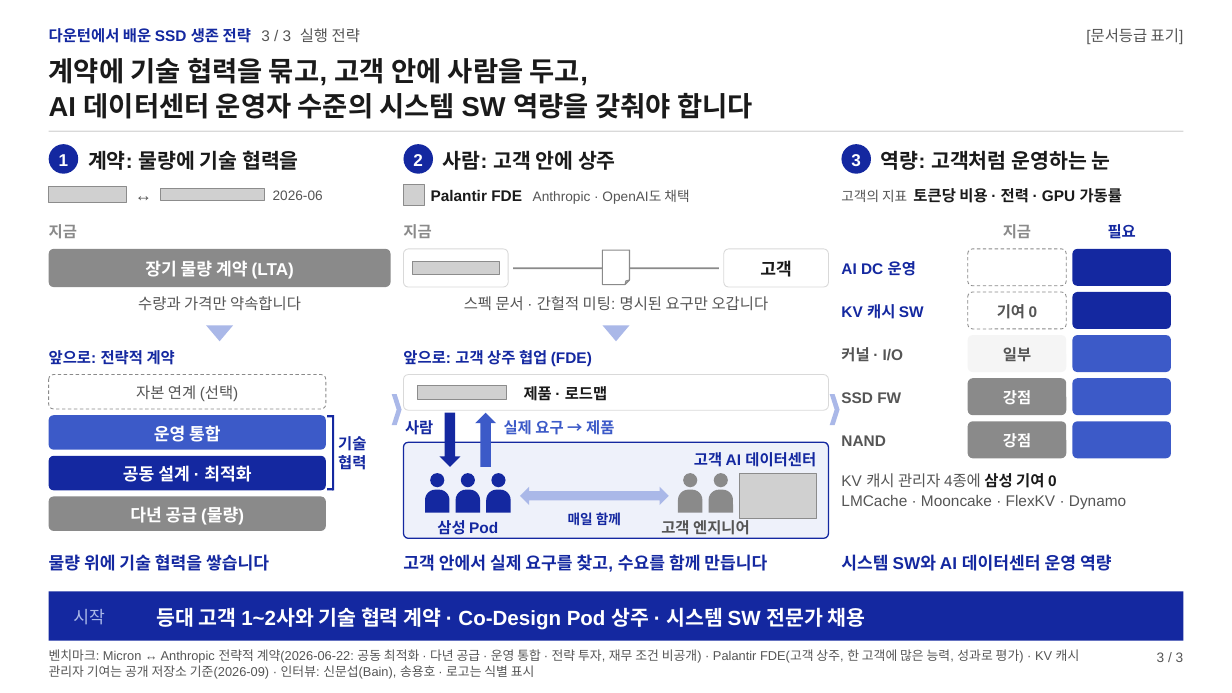
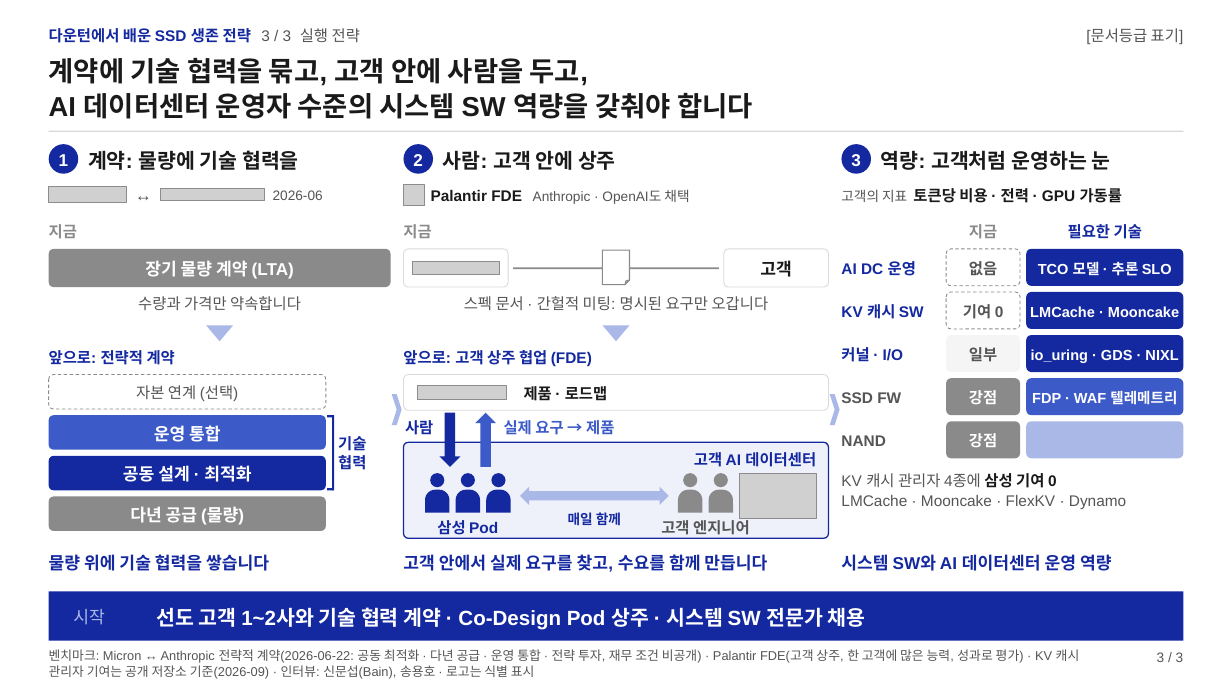
Before and after one commit to k31001/action-learning, a slide deck: slide 3 of outputs/presentation/ssd-survival-strategy.pptx. Drawn at 1232x693 pixels with LibreOffice and Linux fonts; fonts in the diff are those of the drawing; grey boxes stand for pictures. Boxes give left, top, right and bottom in pixels: in the first picture for what was removed or moved away, otherwise in the second. Text is boxed around its words. In the diff, an @@ line names an element or a change of style, - is before the commit and + after.

```diff
--- a/outputs/presentation/ssd-survival-strategy.pptx
+++ b/outputs/presentation/ssd-survival-strategy.pptx
@@ text "지금": place and size @@
-text "지금" at box(1003, 224, 1031, 239)
+text "지금" at box(969, 224, 997, 239)
@@ text at box(1068, 224, 1142, 239): text changed @@
-필요
+필요한 기술
@@ rounded rectangle: place and size @@
-rounded rectangle at box(968, 249, 1066, 286)
+rounded rectangle at box(946, 249, 1020, 286)
@@ text added at box(969, 261, 997, 275), 18 pt, text #555555, bold @@
+없음
@@ rounded rectangle: place and size @@
-rounded rectangle at box(1072, 249, 1171, 286)
+rounded rectangle at box(1026, 249, 1183, 286)
@@ text added at box(1038, 262, 1172, 276), 17 pt, text #FFFFFF, bold @@
+TCO 모델 · 추론 SLO
@@ rounded rectangle: place and size @@
-rounded rectangle at box(968, 292, 1066, 329)
+rounded rectangle at box(946, 292, 1020, 329)
@@ text "기여 0": place and size @@
-text "기여 0" at box(997, 304, 1038, 319)
+text "기여 0" at box(963, 304, 1004, 319)
@@ rounded rectangle: place and size @@
-rounded rectangle at box(1072, 292, 1171, 329)
+rounded rectangle at box(1026, 292, 1183, 329)
@@ text added at box(1030, 306, 1179, 317), 17 pt, text #FFFFFF, bold @@
+LMCache · Mooncake
@@ text "커널 · I/O" at box(841, 347, 904, 362): text colour #555555 to #1428A0 @@
@@ rounded rectangle: place and size @@
-rounded rectangle at box(1072, 335, 1171, 372)
+rounded rectangle at box(946, 335, 1020, 372)
@@ rounded rectangle at box(946, 335, 1020, 372): fill #3C5AC8 to #F5F5F5 @@
@@ text "일부": place and size @@
-text "일부" at box(1003, 347, 1031, 362)
+text "일부" at box(969, 347, 997, 362)
@@ rounded rectangle: place and size @@
-rounded rectangle at box(968, 335, 1066, 372)
+rounded rectangle at box(1026, 335, 1183, 372)
@@ rounded rectangle at box(1026, 335, 1183, 372): fill #F5F5F5 to #1428A0 @@
@@ text added at box(1031, 349, 1178, 363), 17 pt, text #FFFFFF, bold @@
+io_uring · GDS · NIXL
@@ rounded rectangle: place and size @@
-rounded rectangle at box(968, 378, 1066, 415)
+rounded rectangle at box(946, 378, 1020, 415)
@@ text "강점": place and size @@
-text "강점" at box(1003, 390, 1031, 404)
+text "강점" at box(969, 390, 997, 404)
@@ rounded rectangle: place and size @@
-rounded rectangle at box(1072, 378, 1171, 415)
+rounded rectangle at box(1026, 378, 1183, 415)
@@ text added at box(1032, 391, 1177, 405), 17 pt, text #FFFFFF, bold @@
+FDP · WAF 텔레메트리
@@ rounded rectangle: place and size @@
-rounded rectangle at box(968, 421, 1066, 458)
+rounded rectangle at box(946, 421, 1020, 458)
@@ text "강점": place and size @@
-text "강점" at box(1003, 433, 1031, 447)
+text "강점" at box(969, 433, 997, 447)
@@ rounded rectangle: place and size @@
-rounded rectangle at box(1072, 421, 1171, 458)
+rounded rectangle at box(1026, 421, 1183, 458)
@@ rounded rectangle at box(1026, 421, 1183, 458): fill #3C5AC8 to #AAB8E8 @@
@@ text at box(156, 607, 866, 630): text changed @@
-등대 고객 1~2사와 기술 협력 계약 · Co-Design Pod 상주 · 시스템 SW 전문가 채용
+선도 고객 1~2사와 기술 협력 계약 · Co-Design Pod 상주 · 시스템 SW 전문가 채용
```
Also in this commit, not shown: 5 other files.
